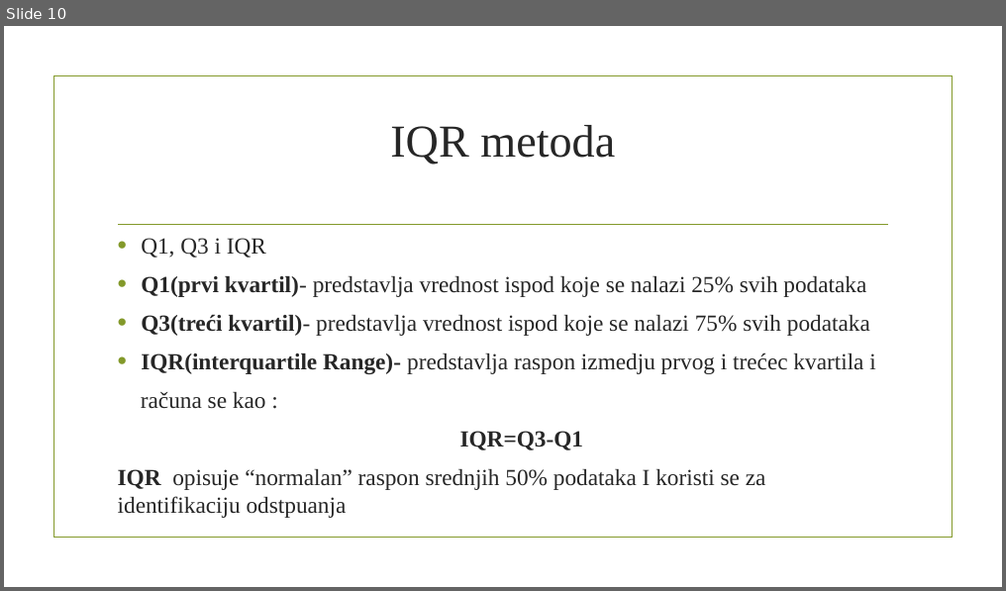
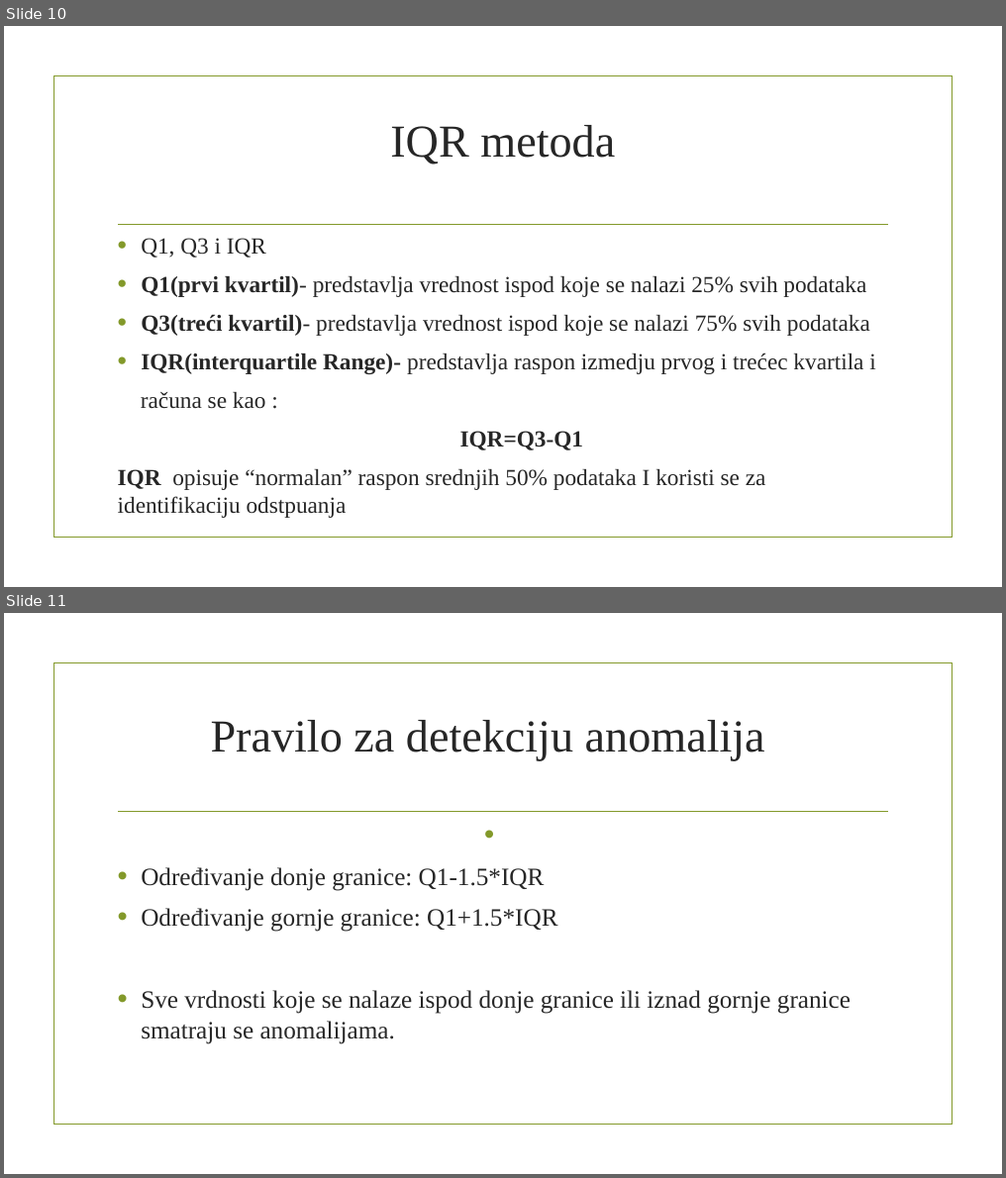
Before and after one commit to PetarMancic/Digital-forensics, a slide deck: Prezentacija/Prezentacija.pptx. Shown one above the other, each under a label of ours: slide 10 before the commit, slides 10 and 11 after it. The pictures are 1006x591 and 1006x1178 pixels, drawn with LibreOffice and Linux fonts; fonts in the diff are those of the drawing; background and template pictures are left out. Boxes give left, top, right and bottom in pixels: in the first picture for what was removed or moved away, otherwise in the second. Text is boxed around its words. In the diff, an @@ line names an element or a change of style, - is before the commit and + after.

Commit message:
Presentation update

```diff
--- a/Prezentacija/Prezentacija.pptx
+++ b/Prezentacija/Prezentacija.pptx
@@ slide 11 added at [4,613,1002,1174], background picture (left out); not listed: 2 template elements that a slide beside it also shows @@
@@ title added at [211,720,765,761], 44 pt, text #262626 @@
+Pravilo za detekciju anomalija
@@ text added at [141,867,850,1045], 24 pt, text #262626 @@
+• Određivanje donje granice: Q1-1.5*IQR
+• Određivanje gornje granice: Q1+1.5*IQR
+• Sve vrdnosti koje se nalaze ispod donje granice ili iznad gornje granice smatraju se anomalijama.
```
